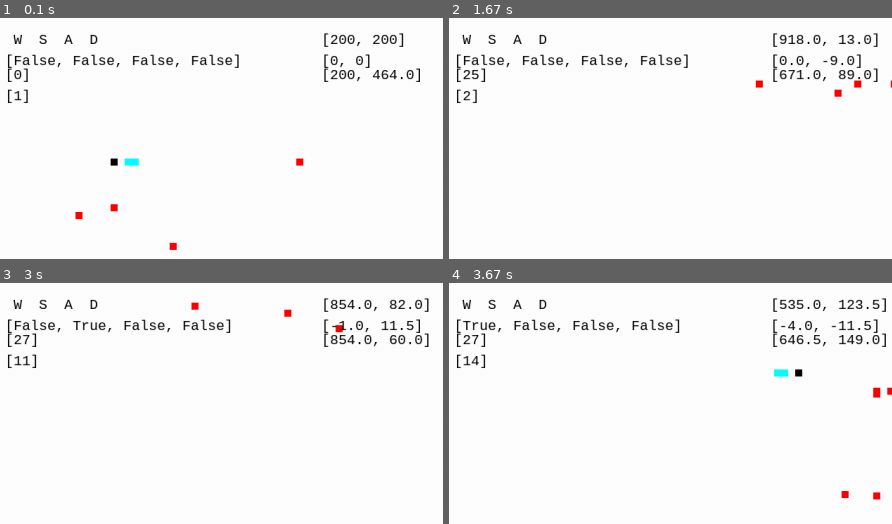
Above: before the commit, frames 1-4 (two rows, left to right).
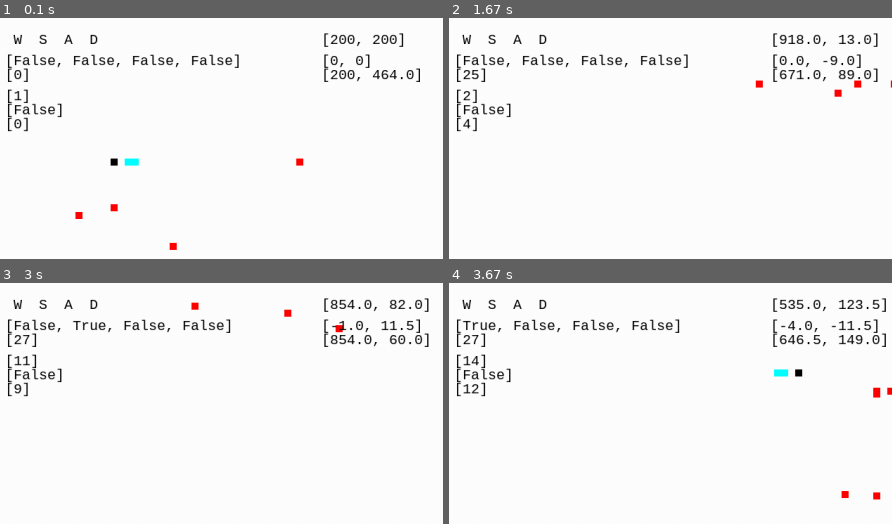
Above: after the commit, the same moments.

Repository: OniReddo/PygamesStof
Game: pygame game, started from PygameObjected.py
Two runs of this game, one before a commit and one after it. Both use one fixed random seed, a clock stepped at 60 frames per second and the inputs below.
Inputs:
- Up to frame 1 (0.1 s): no input
- Up to frame 2 (1.67 s): hold Space 0.33-0.8 s; hold D 0.33-0.8 s; hold D 0.83-1.3 s; tap Space at 0.9, 1.2, 1.4 s; hold W 1.33-1.63 s
- Up to frame 3 (3 s): hold D 1.67-2.13 s; tap Space at 1.73, 2.03, 2.23, 2.53, 2.8 s; hold A 2.17-2.7 s; hold S from 2.73 s (still down)
- Up to frame 4 (3.67 s): release S at 3.03 s; hold A 3.07-3.47 s; tap Space at 3.13, 3.43, 3.57 s; hold W from 3.5 s (still down)
The pictures show only the part of the screen within x 2-52%, y 0-50%; the shares and areas given below are measured in that part.

The runs differ from the first frame. In frame 1, 0.4% of the frame differs, in the area x 1-14%, y 35-48%; in frame 2, 0.4%; in frame 3, 0.4%; in frame 4, 0.4%.

Commit message:
testano testano testa

Diff:
--- a/PygameObjected.py
+++ b/PygameObjected.py
@@ -51,6 +51,8 @@
         Text.createtext(Enemy.enemywheel[0].pos, 500, 70)
         Text.createtext(Player.playerwheel[0].damage, 50, 70)
         Text.createtext(Player.playerwheel[0].score, 50, 100)
+        Text.createtext(Input.pressed, 50, 120)
+        Text.createtext(Input.presscount, 50, 140)
         Game.main()
 
 
@@ -155,7 +157,8 @@
     playerinput = [False, False, False, False]
     isflipped = False
     hold = False
-    pressed = False
+    pressed = [False]
+    presscount = [0]
 
     @staticmethod
     def player():
@@ -191,11 +194,12 @@
         else:
             Input.hold = False
 
-        if Input.hold == True and Input.pressed == False:
+        if Input.hold == True and Input.pressed[0] == False:
+            Input.presscount[0] += 1
             print('apertado')
-            Input.pressed = True
-        if Input.hold == False and Input.pressed == True:
-            Input.pressed = False
+            Input.pressed[0] = True
+        if Input.hold == False and Input.pressed[0] == True:
+            Input.pressed[0] = False
             print('solto')
 
 
